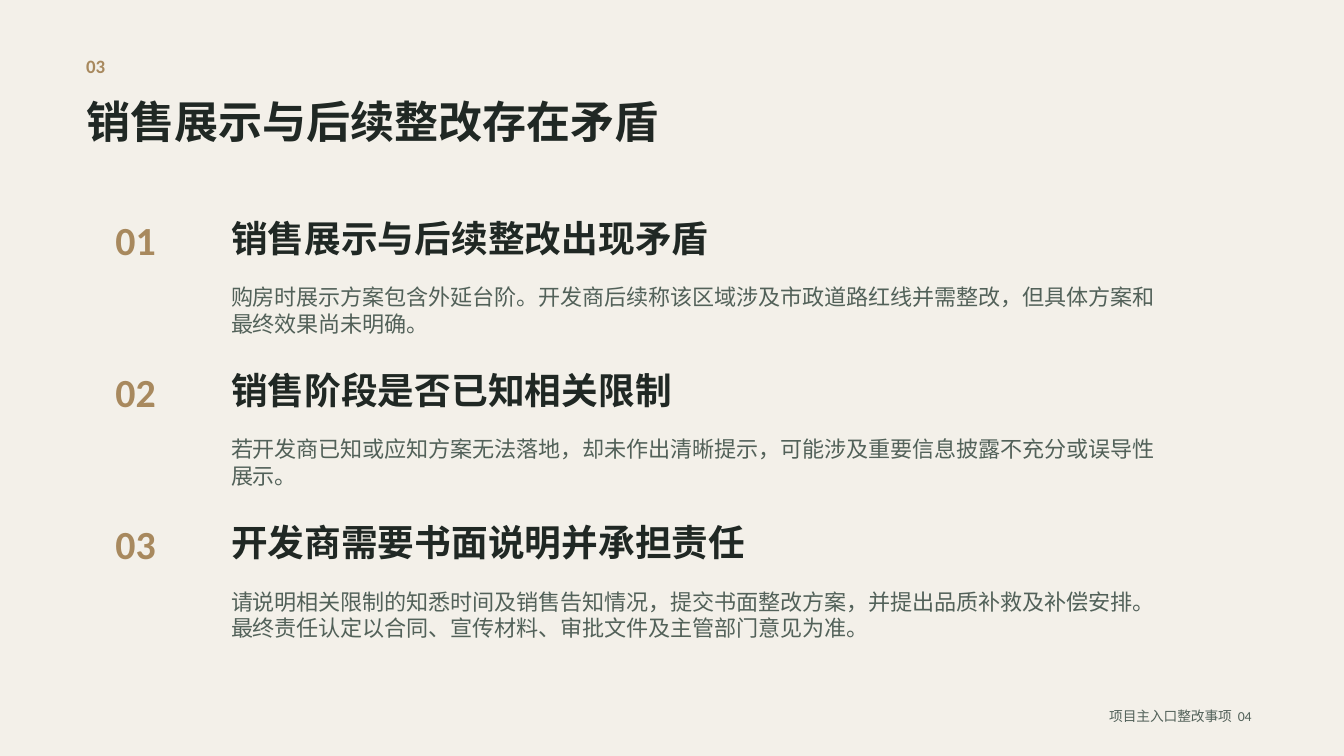
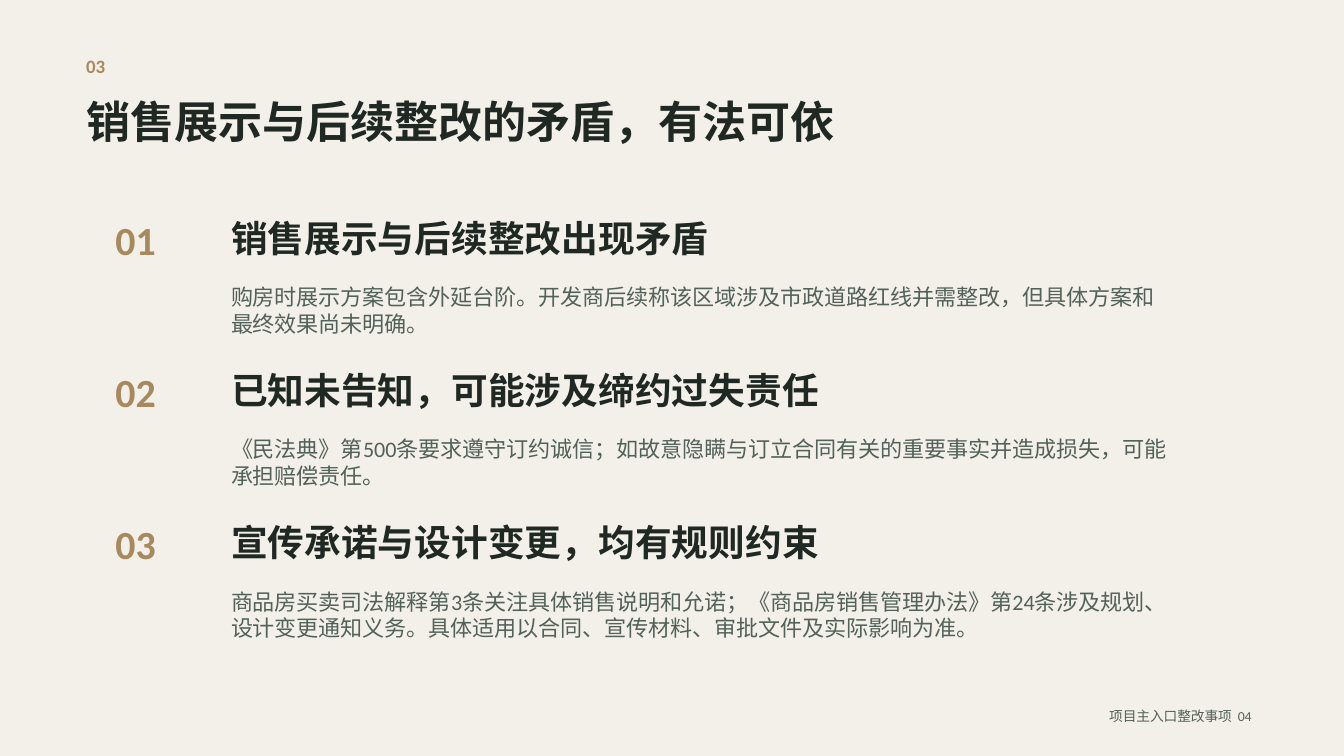
Before and after one commit to jwcesign/entrance-remediation-public-site, a slide deck: slide 4 of files/project-entrance-owner-opinion.pptx. Drawn at 1344x756 pixels with LibreOffice and Linux fonts; fonts in the diff are those of the drawing. Boxes give left, top, right and bottom in pixels: in the first picture for what was removed or moved away, otherwise in the second. Text is boxed around its words. In the diff, an @@ line names an element or a change of style, - is before the commit and + after.

```diff
--- a/files/project-entrance-owner-opinion.pptx
+++ b/files/project-entrance-owner-opinion.pptx
@@ text at (86, 100, 834, 144): text changed @@
-销售展示与后续整改存在矛盾
+销售展示与后续整改的矛盾，有法可依
@@ text at (231, 372, 819, 409): text changed @@
-销售阶段是否已知相关限制
+已知未告知，可能涉及缔约过失责任
@@ text at (231, 438, 1166, 486): text changed @@
-若开发商已知或应知方案无法落地，却未作出清晰提示，可能涉及重要信息披露不充分或误导性展示。
+《民法典》第500条要求遵守订约诚信；如故意隐瞒与订立合同有关的重要事实并造成损失，可能承担赔偿责任。
@@ text at (231, 524, 819, 561): text changed @@
-开发商需要书面说明并承担责任
+宣传承诺与设计变更，均有规则约束
@@ text at (231, 591, 1167, 638): text changed @@
-请说明相关限制的知悉时间及销售告知情况，提交书面整改方案，并提出品质补救及补偿安排。最终责任认定以合同、宣传材料、审批文件及主管部门意见为准。
+商品房买卖司法解释第3条关注具体销售说明和允诺；《商品房销售管理办法》第24条涉及规划、设计变更通知义务。具体适用以合同、宣传材料、审批文件及实际影响为准。
```
Also in this commit, not shown: 1 other slide changed, 2 other files.
